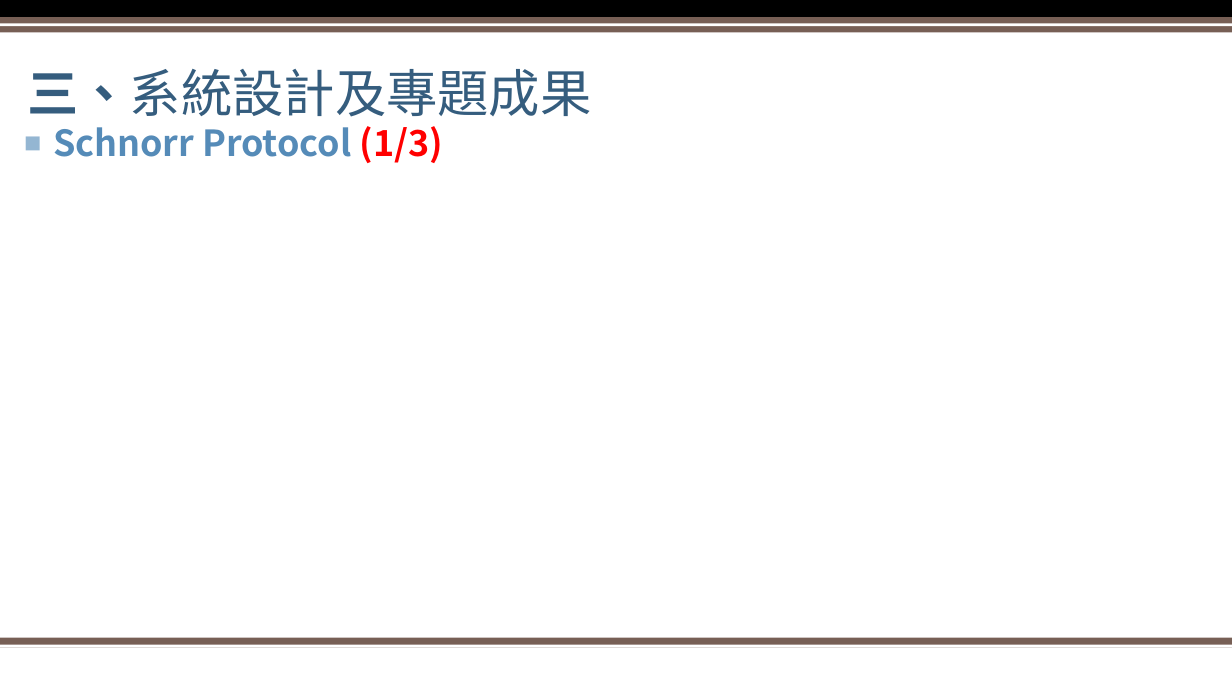
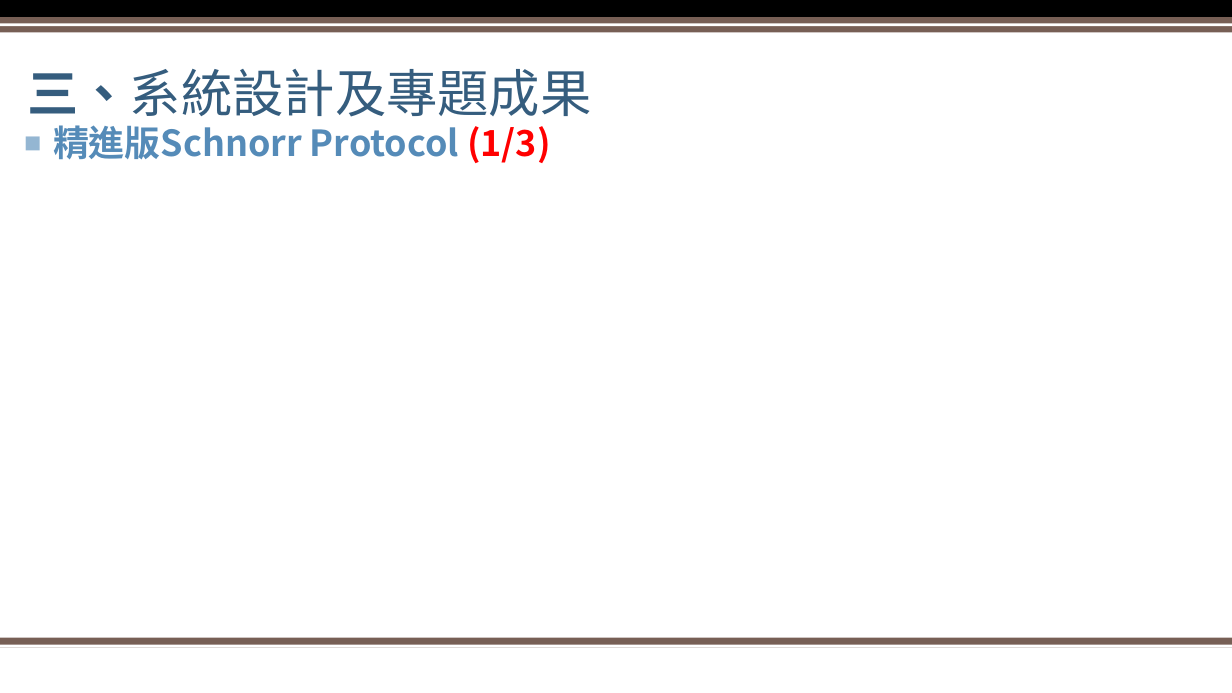
Before and after one commit to XXXaBg3619/ZKP, a slide deck: slide 12 of 密碼學期末專題簡報.pptx. Drawn at 1232x693 pixels with LibreOffice and Linux fonts; fonts in the diff are those of the drawing; grey boxes stand for pictures; background and template pictures are left out. Boxes give left, top, right and bottom in pixels: in the first picture for what was removed or moved away, otherwise in the second. Text is boxed around its words. In the diff, an @@ line names an element or a change of style, - is before the commit and + after.

Commit message:
Modify 精進版Schnorr Protocol

```diff
--- a/密碼學期末專題簡報.pptx
+++ b/密碼學期末專題簡報.pptx
@@ text at (53,125,550,163): text changed @@
-■ Schnorr Protocol (1/3)
+■ 精進版Schnorr Protocol (1/3)
```
Also in this commit, not shown: 7 other slides changed, 3 other files.
